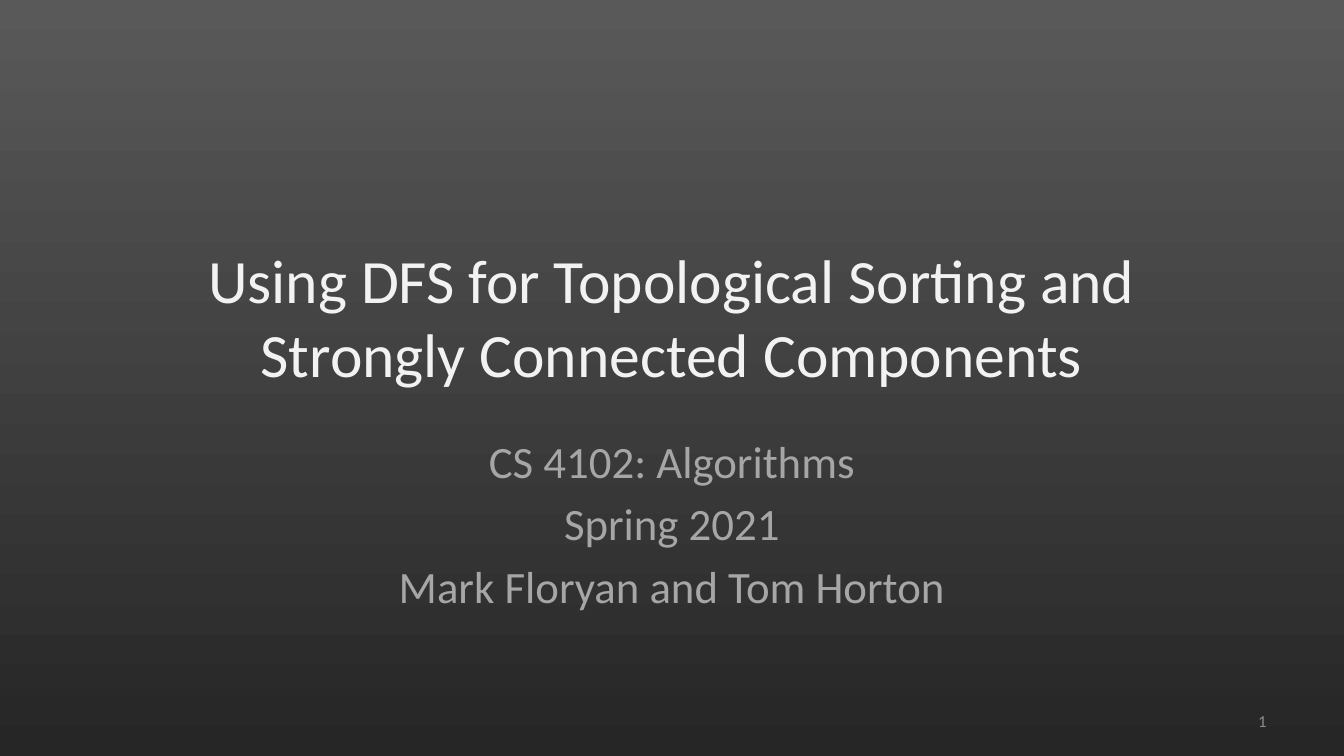
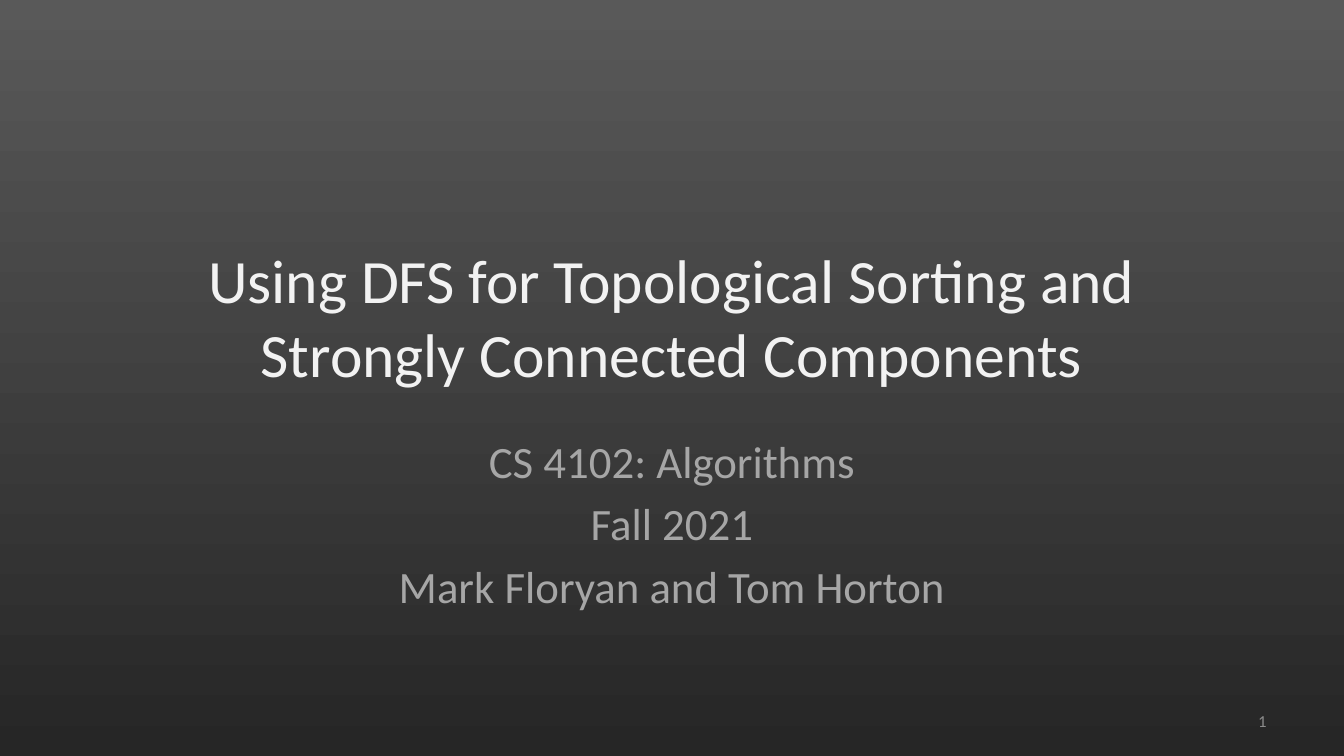
Before and after one commit to uva-cs/cs4102-f21, a slide deck: slide 1 of slides/graphs-dfs-f21.pptx. Drawn at 1344x756 pixels with LibreOffice and Linux fonts; fonts in the diff are those of the drawing. Boxes give left, top, right and bottom in pixels: in the first picture for what was removed or moved away, otherwise in the second. Text is boxed around its words. In the diff, an @@ line names an element or a change of style, - is before the commit and + after.

```diff
--- a/slides/graphs-dfs-f21.pptx
+++ b/slides/graphs-dfs-f21.pptx
@@ subtitle at (591, 509, 753, 540): text changed @@
-Spring 2021
+Fall 2021
```
Also in this commit, not shown: 7 other slides changed, 3 other files.
